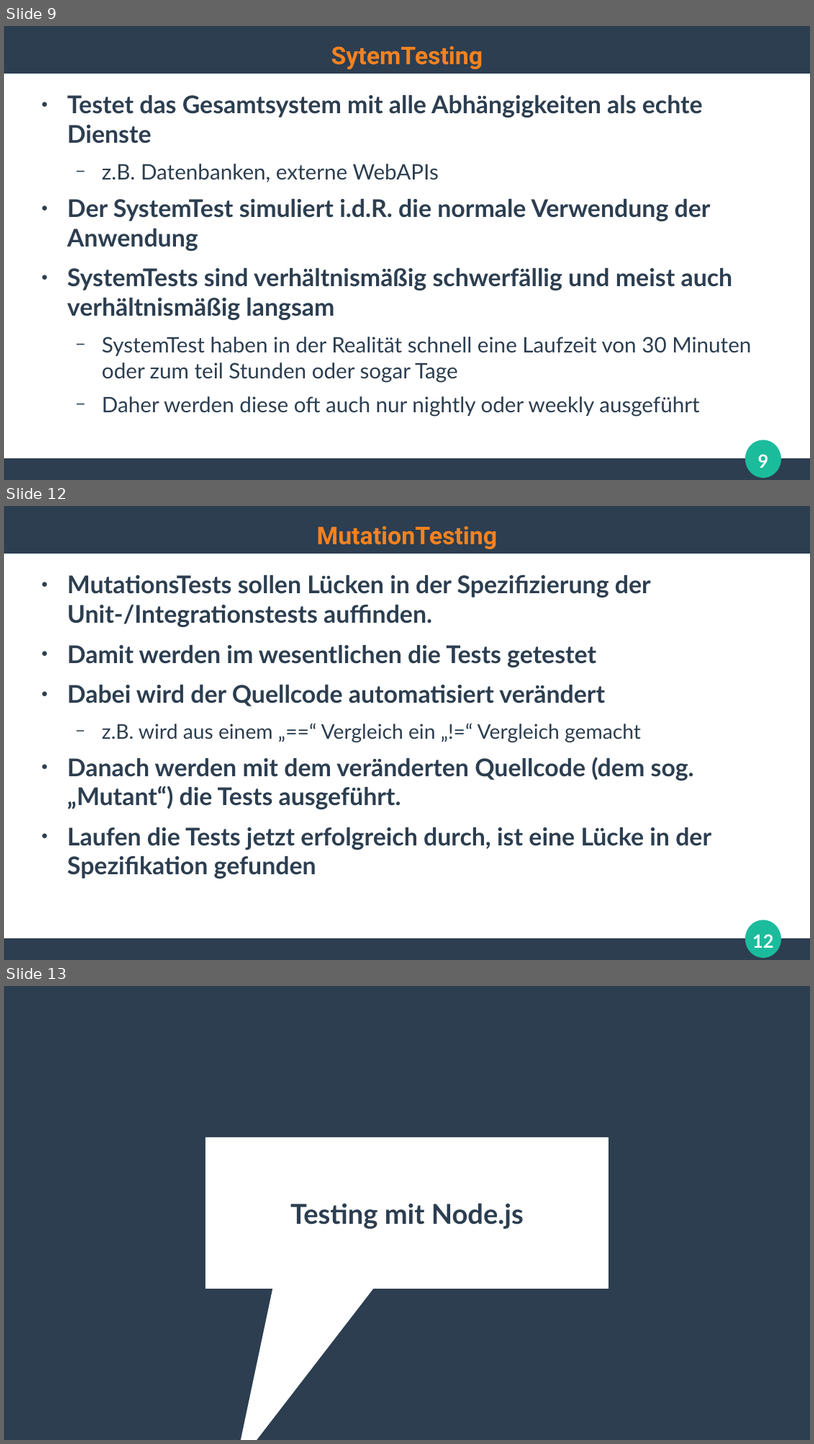
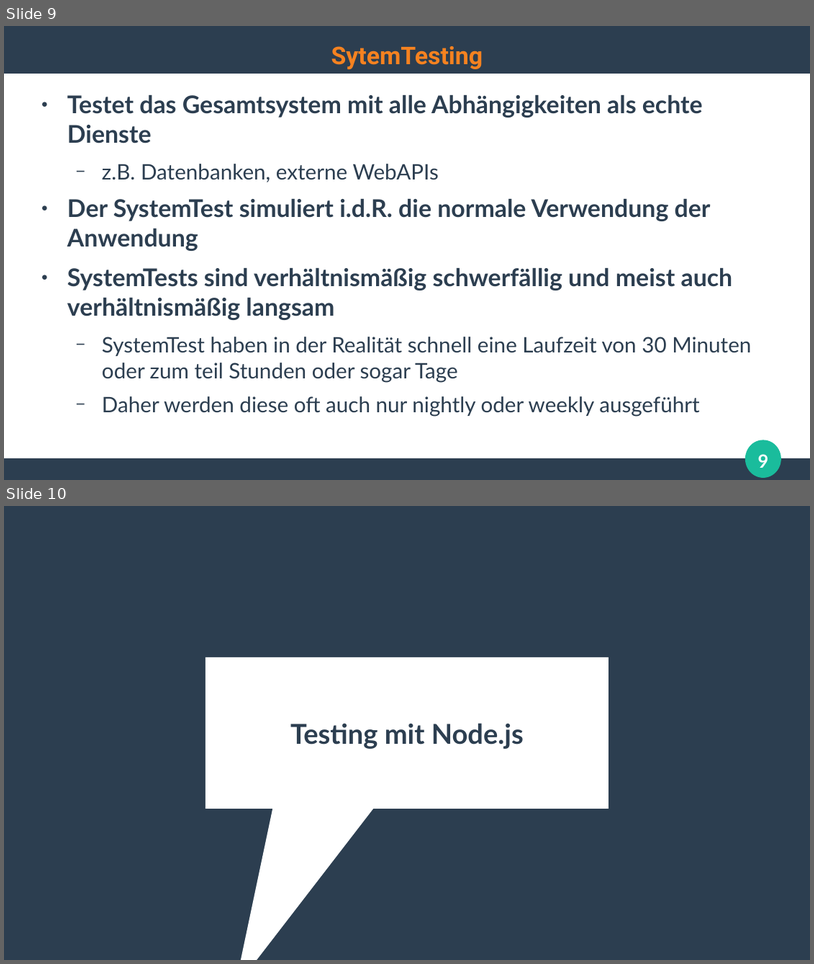
Before and after one commit to ghandmann/HS-AlbSig-WebAnwendungen2, a slide deck: Kapitel/09_ModerneSoftwareentwicklung.odp. Shown one above the other, each under a label of ours: slides 9, 12 and 13 before the commit, slides 9 and 10 after it; the slides between them are not shown. The pictures are 814x1444 and 814x964 pixels, drawn with LibreOffice and Linux fonts; fonts in the diff are those of the drawing. Boxes give left, top, right and bottom in pixels: in the first picture for what was removed or moved away, otherwise in the second. Text is boxed around its words. In the diff, an @@ line names an element or a change of style, - is before the commit and + after.

```diff
--- a/Kapitel/09_ModerneSoftwareentwicklung.odp
+++ b/Kapitel/09_ModerneSoftwareentwicklung.odp
@@ slide 12 removed at <box>4,506,810,960</box>, background #FFFFFF; not listed: 3 template elements that a slide beside it also shows @@
@@ title removed at <box>317,526,498,549</box> @@
-MutationTesting
@@ text removed at <box>67,574,712,878</box> @@
-● MutationsTests sollen Lücken in der Spezifizierung der Unit-/Integrationstests auffinden.
-● Damit werden im wesentlichen die Tests getestet
-● Dabei wird der Quellcode automatisiert verändert
-  − z.B. wird aus einem „==“ Vergleich ein „!=“ Vergleich gemacht
-● Danach werden mit dem veränderten Quellcode (dem sog. „Mutant“) die Tests ausgeführt.
-● Laufen die Tests jetzt erfolgreich durch, ist eine Lücke in der Spezifikation gefunden
@@ page number removed at <box>753,934,774,947</box> @@
-12
@@ what was slide 13 is now slide 10 @@
```
Also in this commit, not shown: 3 slides changed, 2 other slides removed.
